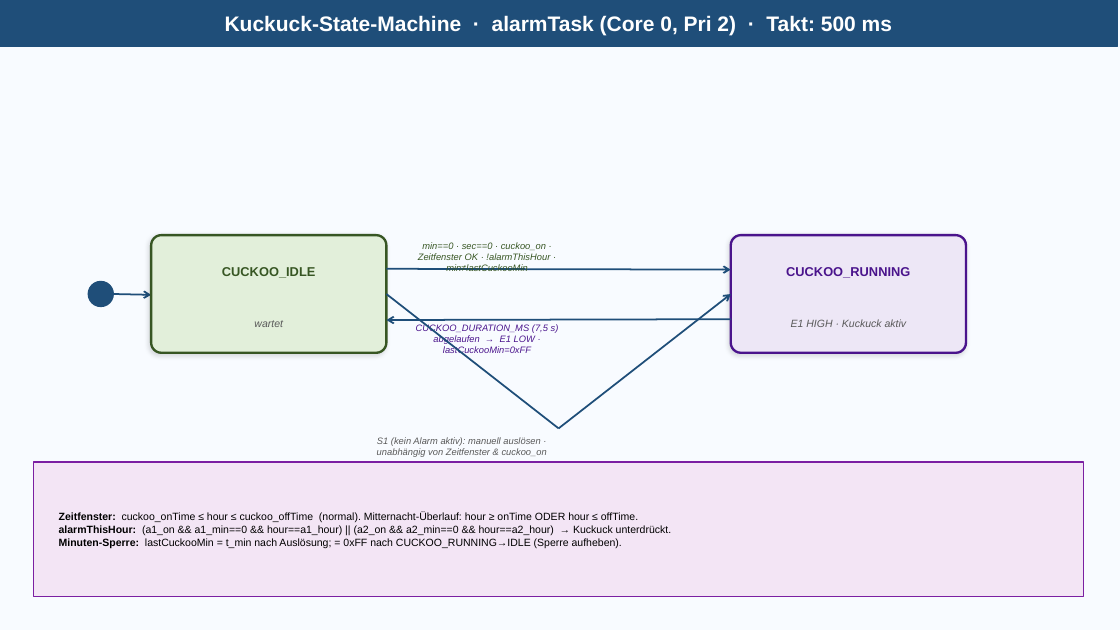
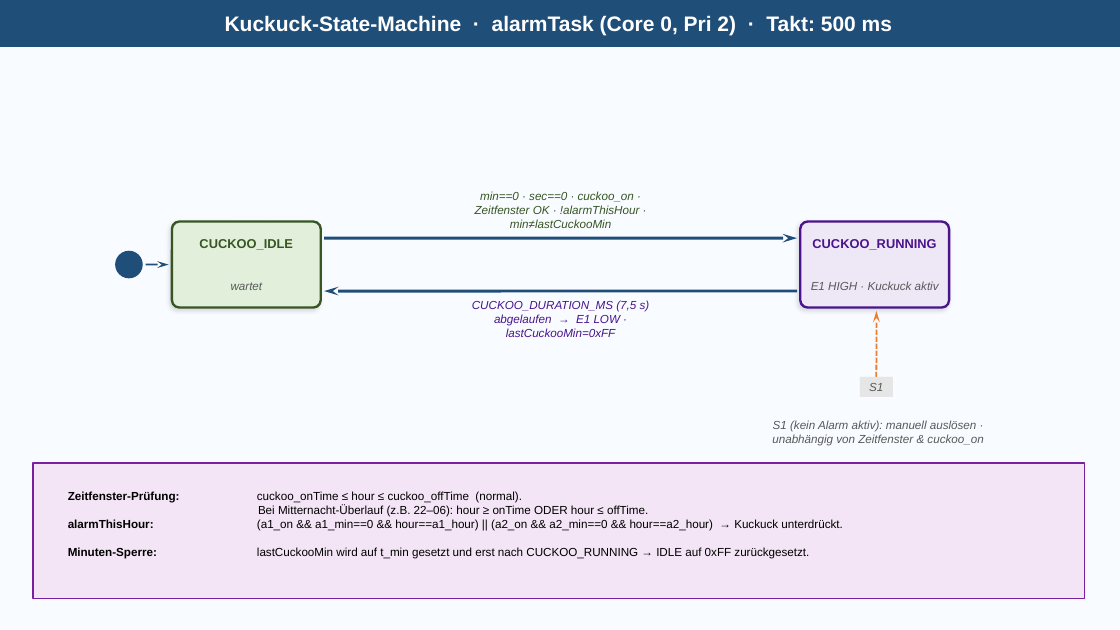
Before and after one commit to bernd2704-cpu/bTn_Wecker_Projekt, a slide deck: slide 2 of Dokumentation/Diagramme/bTn_Wecker_StateMachines.pptx. Drawn at 1120x630 pixels with LibreOffice and Linux fonts; fonts in the diff are those of the drawing. Boxes give left, top, right and bottom in pixels: in the first picture for what was removed or moved away, otherwise in the second. Text is boxed around its words. In the diff, an @@ line names an element or a change of style, - is before the commit and + after.

```diff
--- a/Dokumentation/Diagramme/bTn_Wecker_StateMachines.pptx
+++ b/Dokumentation/Diagramme/bTn_Wecker_StateMachines.pptx
@@ text "min==0 · sec==0 · cuckoo_on ...": place and size @@
-text "min==0 · sec==0 · cuckoo_on ..." at (418, 242, 550, 271)
+text "min==0 · sec==0 · cuckoo_on ..." at (475, 191, 640, 228)
@@ text "CUCKOO_IDLE": place and size @@
-text "CUCKOO_IDLE" at (222, 267, 316, 278)
+text "CUCKOO_IDLE" at (199, 239, 293, 250)
@@ rounded rectangle: place and size @@
-rounded rectangle at (151, 235, 386, 353)
+rounded rectangle at (172, 222, 321, 308)
@@ arrow added from (324, 238) to (797, 238), #1F4E79 2.5 pt @@
@@ text "CUCKOO_RUNNING": place and size @@
-text "CUCKOO_RUNNING" at (786, 267, 910, 278)
+text "CUCKOO_RUNNING" at (812, 239, 936, 250)
@@ rounded rectangle: place and size @@
-rounded rectangle at (731, 235, 966, 353)
+rounded rectangle at (801, 222, 949, 308)
@@ ellipse: place and size @@
-ellipse at (88, 281, 113, 307)
+ellipse at (116, 251, 142, 277)
@@ arrow moved from (113, 294) - (151, 295) to (145, 265) - (169, 265) @@
@@ arrow (145, 265) - (169, 265): arrowheads changed @@
@@ text "wartet": place and size @@
-text "wartet" at (254, 320, 283, 327)
+text "wartet" at (231, 282, 263, 290)
@@ text "wartet" at (231, 282, 263, 290): size 9 to 10 pt @@
@@ text "E1 HIGH · Kuckuck aktiv" at (811, 281, 939, 290): size 9 to 10 pt @@
@@ text "E1 HIGH · Kuckuck aktiv": place and size @@
-text "E1 HIGH · Kuckuck aktiv" at (791, 319, 907, 327)
+text "E1 HIGH · Kuckuck aktiv" at (811, 281, 939, 290)
@@ arrow moved from (386, 269) - (731, 270) to (797, 291) - (324, 291) @@
@@ arrow (797, 291) - (324, 291): stroke #1F4E79 1.5 pt to #1F4E79 2.5 pt; arrowheads changed @@
@@ line removed from (386, 294) to (559, 429) @@
@@ text "CUCKOO_DURATION_MS (7,5 s) abgelaufen → ...": place and size @@
-text "CUCKOO_DURATION_MS (7,5 s) abgelaufen → ..." at (416, 324, 559, 355)
+text "CUCKOO_DURATION_MS (7,5 s) abgelaufen → ..." at (472, 300, 650, 337)
@@ arrow removed from (559, 429) to (731, 294) @@
@@ arrow removed from (731, 319) to (386, 320) @@
@@ arrow added from (876, 377) to (876, 311), #ED7D31 1.5 pt dashed @@
@@ rectangle added at (860, 377, 893, 397), fill #E7E6E6, 10 pt, text #595959, italic @@
+S1
@@ size 8 to 10 pt in 3 elements at (472, 300, 650, 337), (475, 191, 640, 228), (772, 420, 983, 446) @@
@@ text "S1 (kein Alarm aktiv): manuell ...": place and size @@
-text "S1 (kein Alarm aktiv): manuell ..." at (377, 437, 547, 457)
+text "S1 (kein Alarm aktiv): manuell ..." at (772, 420, 983, 446)
@@ text at (68, 491, 842, 559): text changed; size 9 to 10 pt @@
-Zeitfenster: cuckoo_onTime ≤ hour ≤ cuckoo_offTime (normal). Mitternacht-Überlauf: hour ≥ onTime ODER hour ≤ offTime.
-alarmThisHour: (a1_on && a1_min==0 && hour==a1_hour) || (a2_on && a2_min==0 && hour==a2_hour) → Kuckuck unterdrückt.
-Minuten-Sperre: lastCuckooMin = t_min nach Auslösung; = 0xFF nach CUCKOO_RUNNING→IDLE (Sperre aufheben).
+Zeitfenster-Prüfung: cuckoo_onTime ≤ hour ≤ cuckoo_offTime (normal).
+Bei Mitternacht-Überlauf (z.B. 22–06): hour ≥ onTime ODER hour ≤ offTime.
+alarmThisHour: (a1_on && a1_min==0 && hour==a1_hour) || (a2_on && a2_min==0 && hour==a2_hour) → Kuckuck unterdrückt.
+Minuten-Sperre: lastCuckooMin wird auf t_min gesetzt und erst nach CUCKOO_RUNNING → IDLE auf 0xFF zurückgesetzt.
```
Also in this commit, not shown: 3 other slides changed, 1 other file.
